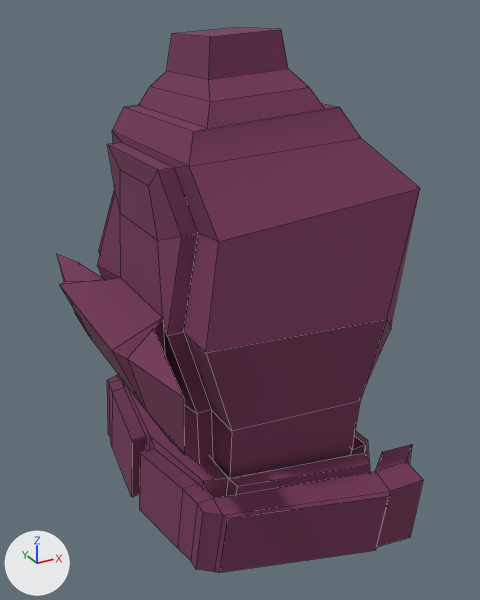
A saved change to the OBJ model data/MODEL/chest.obj.
One viewpoint serves both versions: a 50 mm camera at (-1.05, -1.99, 0.71) aimed at (0.02, -0.04, -0.26). Arrows for +X, +Y and +Z are at lower left; the lights stay in place. Mesh edges are drawn as thin lines. Where no turn or scale is listed for an object, it has been applied to the vertices.

Names of what the first picture shows: 'chest'.
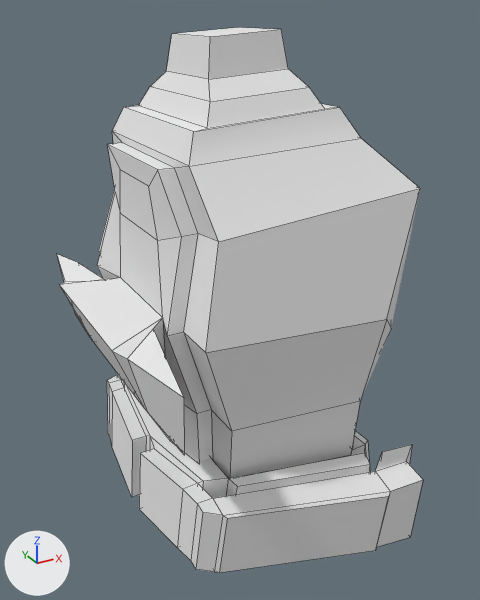
Diff of the bpy script that builds the scene:
```diff
--- a/data/MODEL/chest.obj.py
+++ b/data/MODEL/chest.obj.py
@@ mat_chest1_lambert9sg @@
+mat_chest1_lambert9sg = principled_material('chest1:lambert9SG')
+mat_chest1_lambert9sg.base_color = (0.8, 0.8, 0.8)  # white #e7e7e7
+mat_chest1_lambert9sg.roughness = 1.0
@@ me_chest @@
 me_chest.from_pydata(...)  # 214 vertices, 211 faces; spans x -0.54..0.5, y -0.65..0.66, z -1.08..0.65
-me_chest.materials.append(mat_lambert9sg)  # picture img_mune_png
+me_chest.materials.append(mat_chest1_lambert9sg)  # white #e7e7e7
```

Boxes (x1, y1, x2, y2) around the edits, measured in the pictures (480 x 600 px):
'chest', recoloured (brown to grey)
    both: (57, 27, 423, 573)
